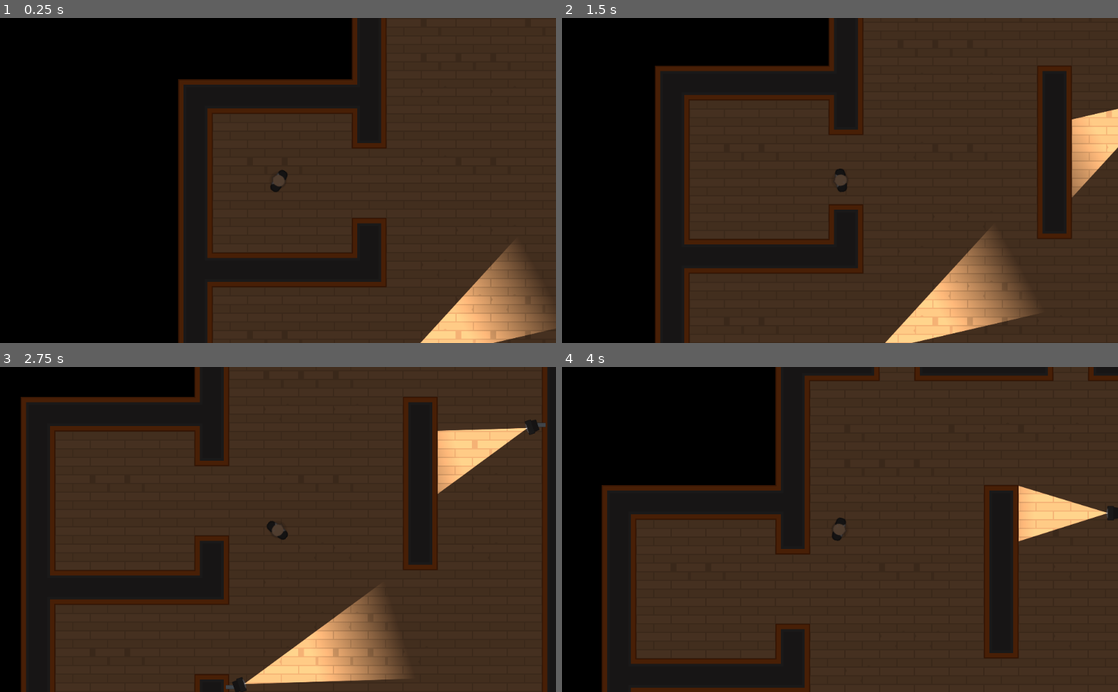
Above: before the commit, frames 1-4 (two rows, left to right).
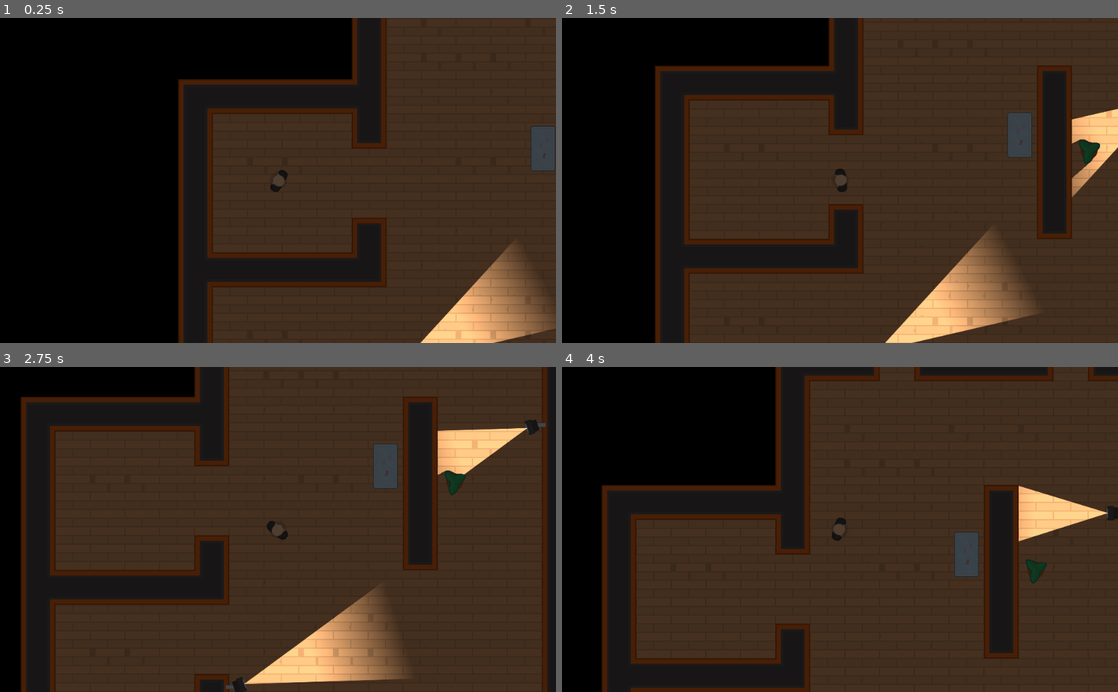
Above: after the commit, the same moments.

Repository: jruizluque/Godot2D_HeistMeisters_3.1
Game: Godot game, scene res://Levels/Level1.tscn
Two runs of this game, one before a commit and one after it. Both use one fixed random seed, a clock stepped at 60 frames per second and the inputs below.
Inputs (mouse positions are in pixels of both pictures, inside the frame that each line leads up to):
- Up to frame 1 (0.25 s): no input
- Up to frame 2 (1.5 s): tap Enter at 0.5 s; move the mouse to (962, 164) at 0.52 s; hold D (move_right) 0.53-1.28 s; tap Space (torch_toggle) at 0.6, 1.35 s; move the mouse to (728, 196) at 1.27 s; hold S (move_down) from 1.28 s (still down)
- Up to frame 3 (2.75 s): move the mouse to (333, 458) at 2.02 s; release S (move_down) at 2.03 s; hold D (move_right) from 2.03 s (still down); tap Space (torch_toggle) at 2.1 s
- Up to frame 4 (4 s): move the mouse to (812, 594) at 2.77 s; release D (move_right) at 2.78 s; hold W (move_up) 2.78-3.53 s; tap Space (torch_toggle) at 2.85, 3.6 s; move the mouse to (1006, 578) at 3.52 s; hold A (move_left) from 3.53 s (still down)

The runs differ from the first frame. In frame 1, 0.6% of the frame differs, in the area x 95-100%, y 33-48%; in frame 2, 1.0%, in the area x 80-97%, y 29-50%; in frame 3, 0.9%; in frame 4, 0.8%.
Error in both runs: Invalid get index '0' (on base: 'PoolVector2Array'). (res://Characters/NPCs/Guard.gd:22)

Commit message:
Adding Furniture

Diff:
--- a/Levels/Level1.tscn
+++ b/Levels/Level1.tscn
@@ -4,7 +4,7 @@
 [ext_resource path="res://Characters/NPCs/Camera.tscn" type="PackedScene" id=2]
 [ext_resource path="res://Characters/NPCs/Guard.tscn" type="PackedScene" id=3]
 
-[node name="Level1" instance=ExtResource( 1 )]
+[node name="Level1" index="0" instance=ExtResource( 1 )]
 
 [node name="TileMap" parent="Navigation2D" index="0"]
 tile_data = PoolIntArray( -983041, 1, 0, -1048576, 1, 2, -1048575, 1, 2, -1048574, 1, 2, -1048573, 1, 2, -1048572, 1, 2 …(8621 unchanged characters)…
@@ -48,6 +48,9 @@
 [node name="Destination11" type="Position2D" parent="Navigation2D/Destinations" index="11"]
 position = Vector2( 493.745, 114.37 )
 
+[node name="Furniture" parent="Navigation2D" index="2"]
+tile_data = PoolIntArray( -983031, 1610612745, 0, -983030, 1610612746, 0, -983029, 1610612747, 0, -917498, -1610612728, 0, -851962, -1610612728, 0, -786426, -1610612728, 0, -327676, -1073741818, 0, -262140, -1073741819, 0, -262138, -1073741817, 0, -196593, -1073741821, 0, -131062, 1610612743, 0, -131057, -1073741822, 0, -131056, -1073741824, 0, -65526, 1610612743, 0, -65521, -1073741823, 0, 10, 1610612743, 0, 262150, 1610612743, 0, 262153, 1610612748, 0, 262154, 1610612748, 0, 262160, 1610612743, 0, 327685, -1610612721, 0, 393221, -1610612722, 0, 458757, -1610612722, 0, 458763, -1073741812, 0, 524293, -1610612723, 0, 589831, 15, 0, 589832, 14, 0, 589833, 14, 0, 589834, 13, 0 )
+
 [node name="Camera1" parent="Cameras" index="0" instance=ExtResource( 2 )]
 position = Vector2( 10.0021, 151.536 )
 
--- a/Levels/TemplateLevel.tscn
+++ b/Levels/TemplateLevel.tscn
@@ -1,7 +1,365 @@
-[gd_scene load_steps=3 format=2]
+[gd_scene load_steps=35 format=2]
 
 [ext_resource path="res://Tiles/Tiles.tres" type="TileSet" id=1]
-[ext_resource path="res://Characters/Player.tscn" type="PackedScene" id=2]
+[ext_resource path="res://GFX/Tilesheet/tilesheet_complete.png" type="Texture" id=2]
+[ext_resource path="res://Characters/Player.tscn" type="PackedScene" id=3]
+
+[sub_resource type="OccluderPolygon2D" id=2]
+polygon = PoolVector2Array( 8, 16, 16, 16, 16, 8, 48, 8, 48, 16, 56, 16, 56, 56, 8, 56 )
+
+[sub_resource type="ConvexPolygonShape2D" id=3]
+points = PoolVector2Array( 8, 16, 16, 16, 16, 8, 48, 8, 48, 16, 56, 16, 56, 56, 8, 56 )
+
+[sub_resource type="OccluderPolygon2D" id=4]
+polygon = PoolVector2Array( 0, 0, 64, 0, 64, 64, 0, 64 )
+
+[sub_resource type="ConvexPolygonShape2D" id=5]
+points = PoolVector2Array( 0, 0, 64, 0, 64, 64, 0, 64 )
+
+[sub_resource type="OccluderPolygon2D" id=12]
+polygon = PoolVector2Array( 0, 8, 64, 8, 64, 60, 0, 60 )
+
+[sub_resource type="ConvexPolygonShape2D" id=13]
+points = PoolVector2Array( 0, 8, 64, 8, 64, 60, 0, 60 )
+
+[sub_resource type="OccluderPolygon2D" id=14]
+polygon = PoolVector2Array( 8, 8, 12, 4, 16, 0, 20, 0, 24, 4, 28, 8, 64, 8, 64, 60, 32, 60, 20, 52, 12, 40, 8, 32 )
+
+[sub_resource type="ConvexPolygonShape2D" id=15]
+points = PoolVector2Array( 8, 8, 12, 4, 16, 0, 20, 0, 24, 4, 28, 8, 64, 8, 64, 60, 32, 60, 16, 48, 8, 36 )
+
+[sub_resource type="OccluderPolygon2D" id=16]
+polygon = PoolVector2Array( 4, 8, 8, 4, 16, 4, 20, 8, 44, 8, 48, 4, 56, 4, 60, 8, 60, 44, 56, 52, 48, 56, 16, 56, 8, 52, 4, 44 )
+
+[sub_resource type="ConvexPolygonShape2D" id=17]
+points = PoolVector2Array( 8, 4, 16, 4, 20, 8, 44, 8, 48, 4, 56, 4, 60, 8, 60, 44, 56, 52, 48, 56, 16, 56, 8, 52, 4, 44, 4, 8 )
+
+[sub_resource type="OccluderPolygon2D" id=18]
+polygon = PoolVector2Array( 0, 0, 64, 0, 64, 64, 0, 64 )
+
+[sub_resource type="ConvexPolygonShape2D" id=19]
+points = PoolVector2Array( 0, 0, 64, 0, 64, 64, 0, 64 )
+
+[sub_resource type="OccluderPolygon2D" id=20]
+polygon = PoolVector2Array( 0, 0, 64, 0, 64, 64, 0, 64 )
+
+[sub_resource type="ConvexPolygonShape2D" id=21]
+points = PoolVector2Array( 0, 0, 64, 0, 64, 64, 0, 64 )
+
+[sub_resource type="OccluderPolygon2D" id=22]
+polygon = PoolVector2Array( 0, 0, 64, 0, 64, 64, 0, 64 )
+
+[sub_resource type="ConvexPolygonShape2D" id=23]
+points = PoolVector2Array( 0, 0, 64, 0, 64, 64, 0, 64 )
+
+[sub_resource type="OccluderPolygon2D" id=6]
+polygon = PoolVector2Array( 0, 0, 64, 0, 64, 64, 0, 64 )
+
+[sub_resource type="ConvexPolygonShape2D" id=7]
+points = PoolVector2Array( 0, 0, 64, 0, 64, 64, 0, 64 )
+
+[sub_resource type="OccluderPolygon2D" id=8]
+polygon = PoolVector2Array( 0, 0, 64, 0, 64, 64, 0, 64 )
+
+[sub_resource type="ConvexPolygonShape2D" id=9]
+points = PoolVector2Array( 0, 0, 64, 0, 64, 64, 0, 64 )
+
+[sub_resource type="OccluderPolygon2D" id=10]
+polygon = PoolVector2Array( 0, 0, 64, 0, 64, 64, 0, 64 )
+
+[sub_resource type="ConvexPolygonShape2D" id=11]
+points = PoolVector2Array( 0, 0, 64, 0, 64, 64, 0, 64 )
+
+[sub_resource type="OccluderPolygon2D" id=24]
+polygon = PoolVector2Array( 24, 8, 64, 8, 64, 56, 24, 56, 20, 52, 20, 12 )
+
+[sub_resource type="ConvexPolygonShape2D" id=25]
+points = PoolVector2Array( 24, 8, 64, 8, 64, 56, 24, 56, 20, 52, 20, 12 )
+
+[sub_resource type="OccluderPolygon2D" id=26]
+polygon = PoolVector2Array( 0, 8, 40, 8, 44, 12, 44, 52, 40, 56, 0, 56 )
+
+[sub_resource type="ConvexPolygonShape2D" id=27]
+points = PoolVector2Array( 40, 8, 44, 12, 44, 52, 40, 56, 0, 56, 0, 8 )
+
+[sub_resource type="OccluderPolygon2D" id=28]
+polygon = PoolVector2Array( 24, 20, 28, 18, 32, 16, 38, 16, 42, 14, 46, 12, 54, 12, 56, 16, 56, 22, 52, 30, 50, 36, 50, 44, 48, 50, 46, 52, 42, 52, 36, 48, 30, 46, 26, 44, 22, 40, 16, 36, 12, 32, 10, 28, 10, 24, 16, 20 )
+
+[sub_resource type="ConvexPolygonShape2D" id=29]
+points = PoolVector2Array( 10, 24, 18, 20, 24, 20, 30, 16, 40, 16, 46, 12, 54, 12, 56, 14, 56, 22, 52, 30, 50, 34, 50, 38, 50, 46, 48, 52, 44, 52, 40, 50, 36, 48, 30, 46, 24, 42, 16, 36, 10, 28 )
+
+[sub_resource type="OccluderPolygon2D" id=30]
+polygon = PoolVector2Array( 0, 8, 36, 8, 40, 4, 44, 0, 48, 0, 52, 4, 56, 8, 56, 32, 48, 48, 40, 56, 28, 60, 0, 60 )
+
+[sub_resource type="ConvexPolygonShape2D" id=31]
+points = PoolVector2Array( 0, 8, 36, 8, 40, 4, 44, 0, 48, 0, 52, 4, 56, 8, 56, 32, 48, 48, 40, 56, 32, 60, 0, 60 )
+
+[sub_resource type="TileSet" id=1]
+0/name = "tilesheet_complete.png 0"
+0/texture = ExtResource( 2 )
+0/tex_offset = Vector2( 0, 0 )
+0/modulate = Color( 1, 1, 1, 1 )
+0/region = Rect2( 1152, 1152, 64, 64 )
+0/tile_mode = 0
+0/occluder_offset = Vector2( 0, 0 )
+0/occluder = SubResource( 2 )
+0/navigation_offset = Vector2( 0, 0 )
+0/shapes = [ {
+"autotile_coord": Vector2( 0, 0 ),
+"one_way": false,
+"one_way_margin": 1.0,
+"shape": SubResource( 3 ),
+"shape_transform": Transform2D( 1, 0, 0, 1, 0, 0 )
+} ]
+0/z_index = 0
+1/name = "tilesheet_complete.png 1"
+1/texture = ExtResource( 2 )
+1/tex_offset = Vector2( 0, 0 )
+1/modulate = Color( 1, 1, 1, 1 )
+1/region = Rect2( 1280, 1088, 64, 64 )
+1/tile_mode = 0
+1/occluder_offset = Vector2( 0, 0 )
+1/occluder = SubResource( 4 )
+1/navigation_offset = Vector2( 0, 0 )
+1/shapes = [ {
+"autotile_coord": Vector2( 0, 0 ),
+"one_way": false,
+"one_way_margin": 1.0,
+"shape": SubResource( 5 ),
+"shape_transform": Transform2D( 1, 0, 0, 1, 0, 0 )
+} ]
+1/z_index = 0
+2/name = "tilesheet_complete.png 2"
+2/texture = ExtResource( 2 )
+2/tex_offset = Vector2( 0, 0 )
+2/modulate = Color( 1, 1, 1, 1 )
+2/region = Rect2( 1344, 1088, 64, 64 )
+2/tile_mode = 0
+2/occluder_offset = Vector2( 0, 0 )
+2/occluder = SubResource( 6 )
+2/navigation_offset = Vector2( 0, 0 )
+2/shapes = [ {
+"autotile_coord": Vector2( 0, 0 ),
+"one_way": false,
+"one_way_margin": 1.0,
+"shape": SubResource( 7 ),
+"shape_transform": Transform2D( 1, 0, 0, 1, 0, 0 )
+} ]
+2/z_index = 0
+3/name = "tilesheet_complete.png 3"
+3/texture = ExtResource( 2 )
+3/tex_offset = Vector2( 0, 0 )
+3/modulate = Color( 1, 1, 1, 1 )
+3/region = Rect2( 1408, 1088, 64, 64 )
+3/tile_mode = 0
+3/occluder_offset = Vector2( 0, 0 )
+3/occluder = SubResource( 8 )
+3/navigation_offset = Vector2( 0, 0 )
+3/shapes = [ {
+"autotile_coord": Vector2( 0, 0 ),
+"one_way": false,
+"one_way_margin": 1.0,
+"shape": SubResource( 9 ),
+"shape_transform": Transform2D( 1, 0, 0, 1, 0, 0 )
+} ]
+3/z_index = 0
+4/name = "tilesheet_complete.png 4"
+4/texture = ExtResource( 2 )
+4/tex_offset = Vector2( 0, 0 )
+4/modulate = Color( 1, 1, 1, 1 )
+4/region = Rect2( 1472, 1088, 64, 64 )
+4/tile_mode = 0
+4/occluder_offset = Vector2( 0, 0 )
+4/occluder = SubResource( 10 )
+4/navigation_offset = Vector2( 0, 0 )
+4/shapes = [ {
+"autotile_coord": Vector2( 0, 0 ),
+"one_way": false,
+"one_way_margin": 1.0,
+"shape": SubResource( 11 ),
+"shape_transform": Transform2D( 1, 0, 0, 1, 0, 0 )
+} ]
+4/z_index = 0
+5/name = "tilesheet_complete.png 5"
+5/texture = ExtResource( 2 )
+5/tex_offset = Vector2( 0, 0 )
+5/modulate = Color( 1, 1, 1, 1 )
+5/region = Rect2( 1472, 320, 64, 64 )
+5/tile_mode = 0
+5/occluder_offset = Vector2( 0, 0 )
+5/occluder = SubResource( 24 )
+5/navigation_offset = Vector2( 0, 0 )
+5/shapes = [ {
+"autotile_coord": Vector2( 0, 0 ),
+"one_way": false,
+"one_way_margin": 1.0,
+"shape": SubResource( 25 ),
+"shape_transform": Transform2D( 1, 0, 0, 1, 0, 0 )
+} ]
+5/z_index = 0
+6/name = "tilesheet_complete.png 6"
+6/texture = ExtResource( 2 )
+6/tex_offset = Vector2( 0, 0 )
+6/modulate = Color( 1, 1, 1, 1 )
+6/region = Rect2( 1536, 320, 64, 64 )
+6/tile_mode = 0
+6/occluder_offset = Vector2( 0, 0 )
+6/occluder = SubResource( 26 )
+6/navigation_offset = Vector2( 0, 0 )
+6/shapes = [ {
+"autotile_coord": Vector2( 0, 0 ),
+"one_way": false,
+"one_way_margin": 1.0,
+"shape": SubResource( 27 ),
+"shape_transform": Transform2D( 1, 0, 0, 1, 0, 0 )
+} ]
+6/z_index = 0
+7/name = "tilesheet_complete.png 7"
+7/texture = ExtResource( 2 )
+7/tex_offset = Vector2( 0, 0 )
+7/modulate = Color( 1, 1, 1, 1 )
+7/region = Rect2( 1600, 256, 64, 64 )
+7/tile_mode = 0
+7/occluder_offset = Vector2( 0, 0 )
+7/occluder = SubResource( 28 )
+7/navigation_offset = Vector2( 0, 0 )
+7/shapes = [ {
+"autotile_coord": Vector2( 0, 0 ),
+"one_way": false,
+"one_way_margin": 1.0,
+"shape": SubResource( 29 ),
+"shape_transform": Transform2D( 1, 0, 0, 1, 0, 0 )
+} ]
+7/z_index = 0
+8/name = "tilesheet_complete.png 8"
+8/texture = ExtResource( 2 )
+8/tex_offset = Vector2( 0, 0 )
+8/modulate = Color( 1, 1, 1, 1 )
+8/region = Rect2( 1088, 1024, 64, 64 )
+8/tile_mode = 0
+8/occluder_offset = Vector2( 0, 0 )
+8/navigation_offset = Vector2( 0, 0 )
+8/shapes = [  ]
+8/z_index = 0
+9/name = "tilesheet_complete.png 9"
+9/texture = ExtResource( 2 )
+9/tex_offset = Vector2( 0, 0 )
+9/modulate = Color( 1, 1, 1, 1 )
+9/region = Rect2( 1024, 1024, 64, 64 )
+9/tile_mode = 0
+9/occluder_offset = Vector2( 0, 0 )
+9/occluder = SubResource( 30 )
+9/navigation_offset = Vector2( 0, 0 )
+9/shapes = [ {
+"autotile_coord": Vector2( 0, 0 ),
+"one_way": false,
+"one_way_margin": 1.0,
+"shape": SubResource( 31 ),
+"shape_transform": Transform2D( 1, 0, 0, 1, 0, 0 )
+} ]
+9/z_index = 0
+10/name = "tilesheet_complete.png 10"
+10/texture = ExtResource( 2 )
+10/tex_offset = Vector2( 0, 0 )
+10/modulate = Color( 1, 1, 1, 1 )
+10/region = Rect2( 960, 1024, 64, 64 )
+10/tile_mode = 0
+10/occluder_offset = Vector2( 0, 0 )
+10/occluder = SubResource( 12 )
+10/navigation_offset = Vector2( 0, 0 )
+10/shapes = [ {
+"autotile_coord": Vector2( 0, 0 ),
+"one_way": false,
+"one_way_margin": 1.0,
+"shape": SubResource( 13 ),
+"shape_transform": Transform2D( 1, 0, 0, 1, 0, 0 )
+} ]
+10/z_index = 0
+11/name = "tilesheet_complete.png 11"
+11/texture = ExtResource( 2 )
+11/tex_offset = Vector2( 0, 0 )
+11/modulate = Color( 1, 1, 1, 1 )
+11/region = Rect2( 896, 1024, 64, 64 )
+11/tile_mode = 0
+11/occluder_offset = Vector2( 0, 0 )
+11/occluder = SubResource( 14 )
+11/navigation_offset = Vector2( 0, 0 )
+11/shapes = [ {
+"autotile_coord": Vector2( 0, 0 ),
+"one_way": false,
+"one_way_margin": 1.0,
+"shape": SubResource( 15 ),
+"shape_transform": Transform2D( 1, 0, 0, 1, 0, 0 )
+} ]
+11/z_index = 0
+12/name = "tilesheet_complete.png 12"
+12/texture = ExtResource( 2 )
+12/tex_offset = Vector2( 0, 0 )
+12/modulate = Color( 1, 1, 1, 1 )
+12/region = Rect2( 1088, 1088, 64, 64 )
+12/tile_mode = 0
+12/occluder_offset = Vector2( 0, 0 )
+12/occluder = SubResource( 16 )
+12/navigation_offset = Vector2( 0, 0 )
+12/shapes = [ {
+"autotile_coord": Vector2( 0, 0 ),
+"one_way": false,
+"one_way_margin": 1.0,
+"shape": SubResource( 17 ),
+"shape_transform": Transform2D( 1, 0, 0, 1, 0, 0 )
+} ]
+12/z_index = 0
+13/name = "tilesheet_complete.png 13"
+13/texture = ExtResource( 2 )
+13/tex_offset = Vector2( 0, 0 )
+13/modulate = Color( 1, 1, 1, 1 )
+13/region = Rect2( 1024, 1088, 64, 64 )
+13/tile_mode = 0
+13/occluder_offset = Vector2( 0, 0 )
+13/occluder = SubResource( 18 )
+13/navigation_offset = Vector2( 0, 0 )
+13/shapes = [ {
+"autotile_coord": Vector2( 0, 0 ),
+"one_way": false,
+"one_way_margin": 1.0,
+"shape": SubResource( 19 ),
+"shape_transform": Transform2D( 1, 0, 0, 1, 0, 0 )
+} ]
+13/z_index = 0
+14/name = "tilesheet_complete.png 14"
+14/texture = ExtResource( 2 )
+14/tex_offset = Vector2( 0, 0 )
+14/modulate = Color( 1, 1, 1, 1 )
+14/region = Rect2( 960, 1088, 64, 64 )
+14/tile_mode = 0
+14/occluder_offset = Vector2( 0, 0 )
+14/occluder = SubResource( 20 )
+14/navigation_offset = Vector2( 0, 0 )
+14/shapes = [ {
+"autotile_coord": Vector2( 0, 0 ),
+"one_way": false,
+"one_way_margin": 1.0,
+"shape": SubResource( 21 ),
+"shape_transform": Transform2D( 1, 0, 0, 1, 0, 0 )
+} ]
+14/z_index = 0
+15/name = "tilesheet_complete.png 15"
+15/texture = ExtResource( 2 )
+15/tex_offset = Vector2( 0, 0 )
+15/modulate = Color( 1, 1, 1, 1 )
+15/region = Rect2( 896, 1088, 64, 64 )
+15/tile_mode = 0
+15/occluder_offset = Vector2( 0, 0 )
+15/occluder = SubResource( 22 )
+15/navigation_offset = Vector2( 0, 0 )
+15/shapes = [ {
+"autotile_coord": Vector2( 0, 0 ),
+"one_way": false,
+"one_way_margin": 1.0,
+"shape": SubResource( 23 ),
+"shape_transform": Transform2D( 1, 0, 0, 1, 0, 0 )
+} ]
+15/z_index = 0
 
 [node name="TemplateLevel" type="Node2D"]
 
@@ -16,7 +374,11 @@
 
 [node name="Destinations" type="Node" parent="Navigation2D"]
 
-[node name="Player" parent="." instance=ExtResource( 2 )]
+[node name="Furniture" type="TileMap" parent="Navigation2D"]
+tile_set = SubResource( 1 )
+format = 1
+
+[node name="Player" parent="." instance=ExtResource( 3 )]
 position = Vector2( -199.921, -196.748 )
 
 [node name="Camera2D" type="Camera2D" parent="Player"]
